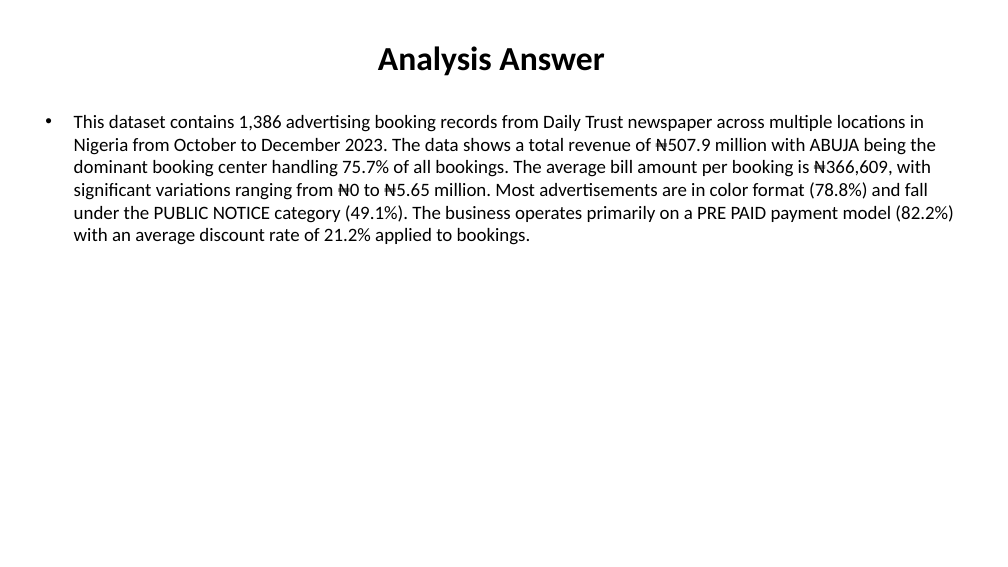
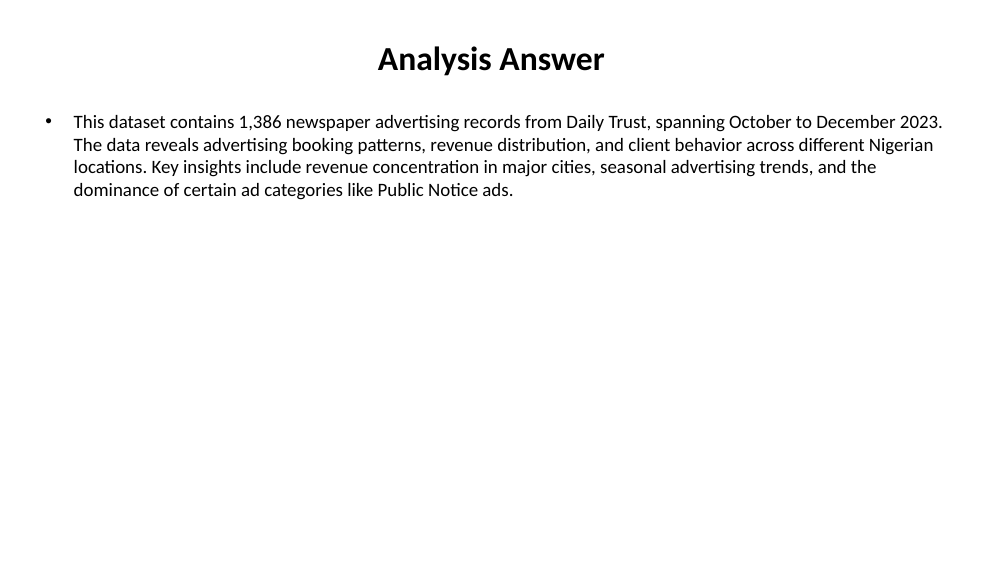
Before and after one commit to Legitbosz/AI-Data-Agent, a slide deck: slide 2 of report.pptx. Drawn at 1008x567 pixels with LibreOffice and Linux fonts; fonts in the diff are those of the drawing. Boxes give left, top, right and bottom in pixels: in the first picture for what was removed or moved away, otherwise in the second. Text is boxed around its words. In the diff, an @@ line names an element or a change of style, - is before the commit and + after.

```diff
--- a/report.pptx
+++ b/report.pptx
@@ text at bbox=[74, 115, 943, 200]: text changed @@
-• This dataset contains 1,386 advertising booking records from Daily Trust newspaper across multiple locations in Nigeria from October to December 2023. The data shows a total revenue of ₦507.9 million with ABUJA being the dominant booking center handling 75.7% of all bookings. The average bill amount per booking is ₦366,609, with significant variations ranging from ₦0 to ₦5.65 million. Most advertisements are in color format (78.8%) and fall under the PUBLIC NOTICE category (49.1%). The business operates primarily on a PRE PAID payment model (82.2%) with an average discount rate of 21.2% applied to bookings.
+• This dataset contains 1,386 newspaper advertising records from Daily Trust, spanning October to December 2023. The data reveals advertising booking patterns, revenue distribution, and client behavior across different Nigerian locations. Key insights include revenue concentration in major cities, seasonal advertising trends, and the dominance of certain ad categories like Public Notice ads.
```
Also in this commit, not shown: 5 other slides changed, 1 slide added, 1 slide removed, 8 other files.
